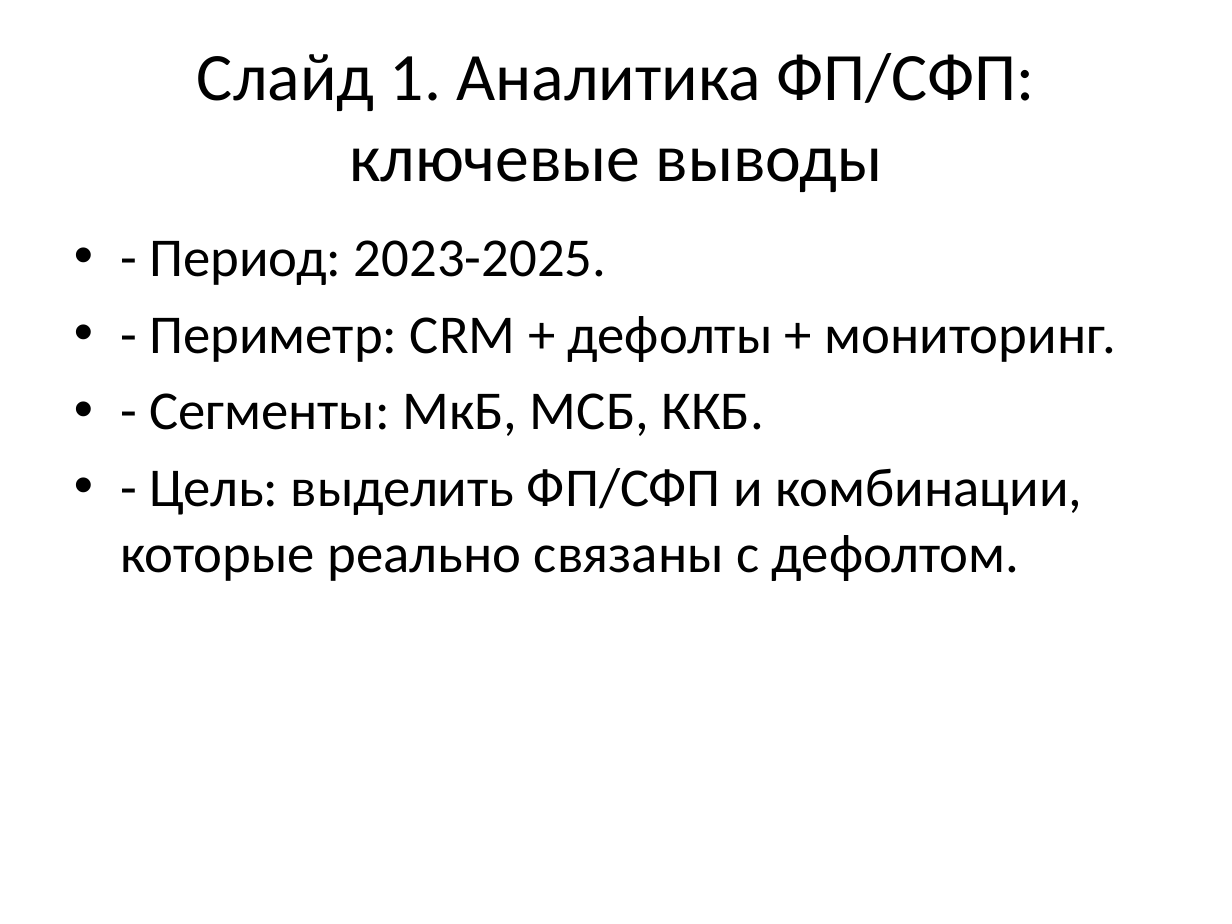
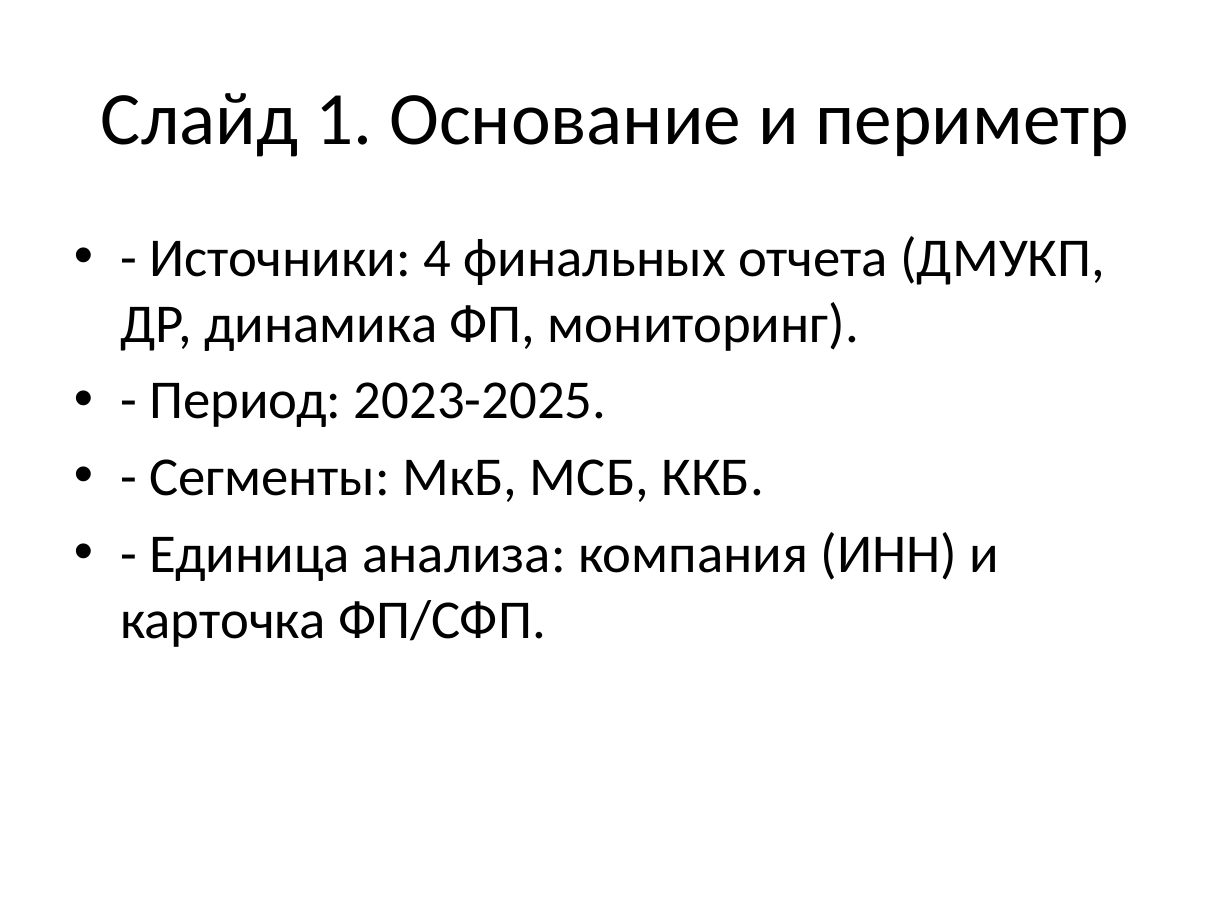
Before and after one commit to Crypt0head/sql_test, a slide deck: slide 1 of fp_sfp_presentation_short.pptx. Drawn at 1232x924 pixels with LibreOffice and Linux fonts; fonts in the diff are those of the drawing. Boxes give left, top, right and bottom in pixels: in the first picture for what was removed or moved away, otherwise in the second. Text is boxed around its words. In the diff, an @@ line names an element or a change of style, - is before the commit and + after.

```diff
--- a/fp_sfp_presentation_short.pptx
+++ b/fp_sfp_presentation_short.pptx
@@ title at [101, 93, 1129, 157]: text changed; size 39.6 to 44 pt @@
-Слайд 1. Аналитика ФП/СФП: ключевые выводы
+Слайд 1. Основание и периметр
@@ text at [120, 236, 1105, 351]: paragraph added @@
+• - Источники: 4 финальных отчета (ДМУКП, ДР, динамика ФП, мониторинг).
@@ text at [149, 316, 1117, 362]: paragraph removed @@
-• - Периметр: CRM + дефолты + мониторинг.
@@ text at [120, 532, 999, 647]: text changed @@
-• - Цель: выделить ФП/СФП и комбинации, которые реально связаны с дефолтом.
+• - Единица анализа: компания (ИНН) и карточка ФП/СФП.
```
Also in this commit, not shown: 4 other slides changed, 7 slides added, 7 slides removed, 1 other file.
